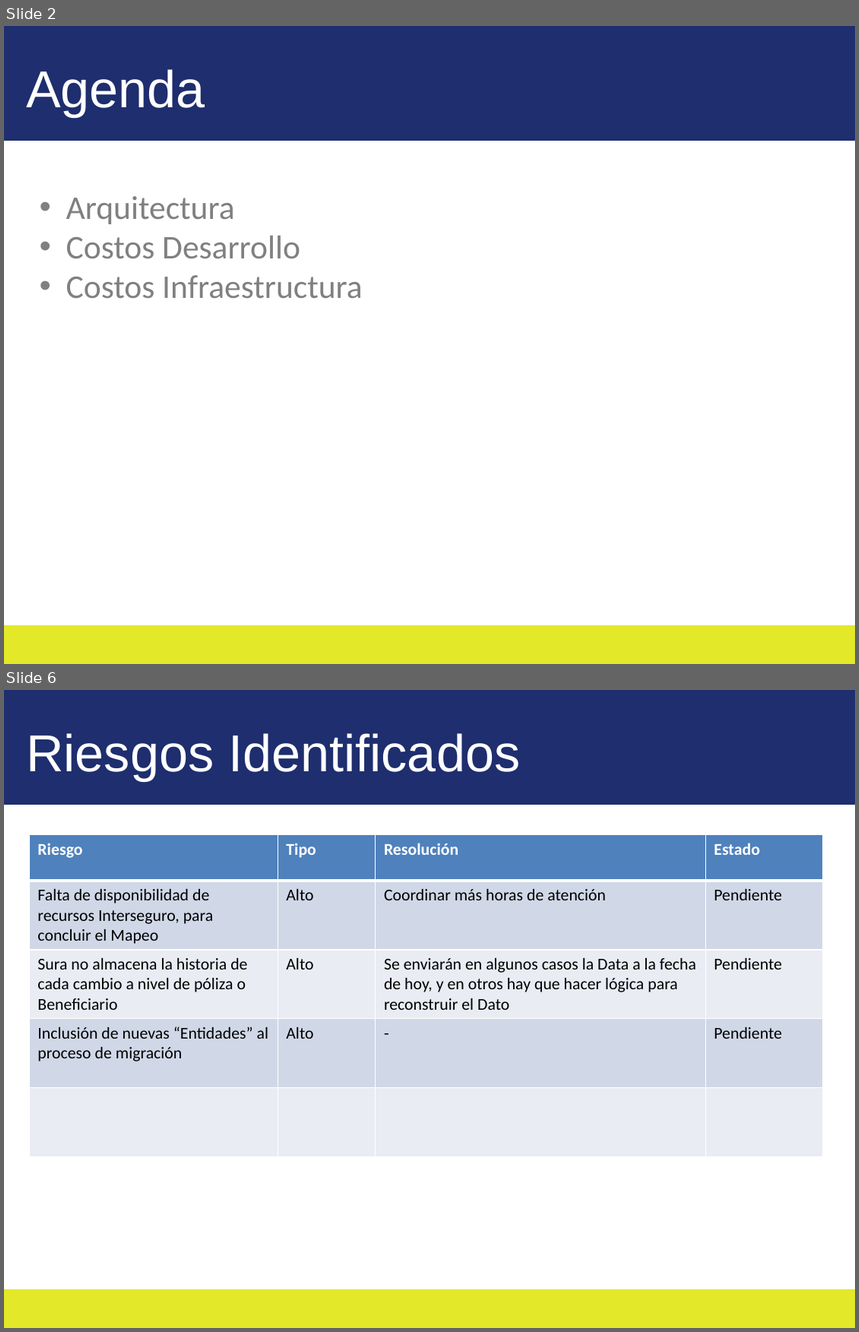
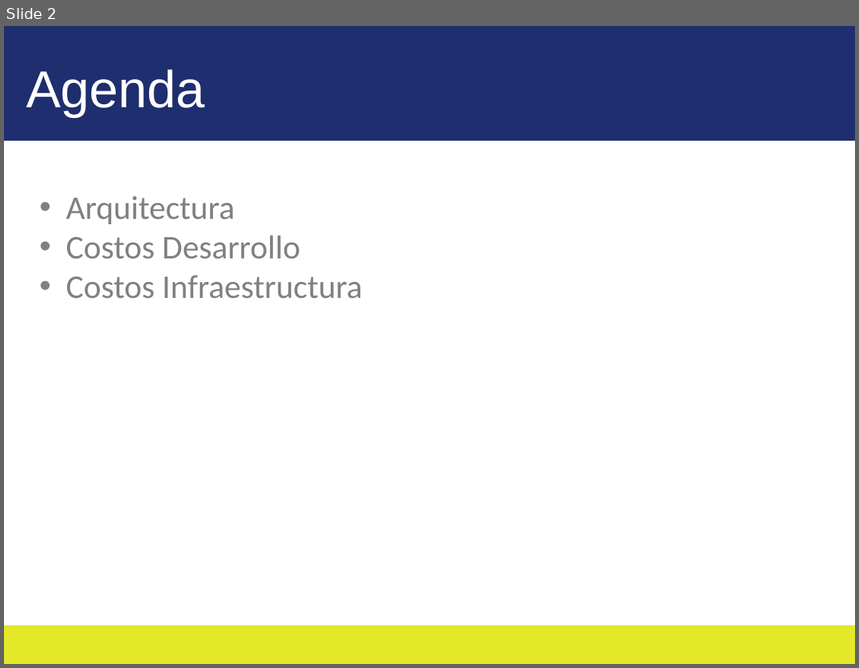
Before and after one commit to LuisPolo/ProyectoCore, a slide deck: Presentacion-kadabra.pptx. Shown one above the other, each under a label of ours: slides 2 and 6 before the commit, slide 2 after it; the slides between them are not shown. The pictures are 859x1332 and 859x668 pixels, drawn with LibreOffice and Linux fonts; fonts in the diff are those of the drawing; background and template pictures are left out. Boxes give left, top, right and bottom in pixels: in the first picture for what was removed or moved away, otherwise in the second. Text is boxed around its words. In the diff, an @@ line names an element or a change of style, - is before the commit and + after.

```diff
--- a/Presentacion-kadabra.pptx
+++ b/Presentacion-kadabra.pptx
@@ slide 6 removed at (4,690,855,1328), background #FFFFFF; not listed: 2 template elements that a slide beside it also shows @@
@@ text removed at (26,733,520,781) @@
-Riesgos Identificados
@@ table removed at (30,834,824,1157), 5 rows, 4 columns @@
-Riesgo | Tipo | Resolución | Estado
-Falta de disponibilidad de recursos Interseguro, para concluir el Mapeo | Alto | Coordinar más horas de atención | Pendiente
-Sura no almacena la historia de cada cambio a nivel de póliza o Beneficiario | Alto | Se enviarán en algunos casos la Data a la fecha de hoy, y en otros hay que hacer lógica para reconstruir el Dato | Pendiente
-Inclusión de nuevas “Entidades” al proceso de migración | Alto | - | Pendiente
- |  |  | 
```
Also in this commit, not shown: 1 slide changed, 6 slides added, 3 other slides removed, 1 other file.
